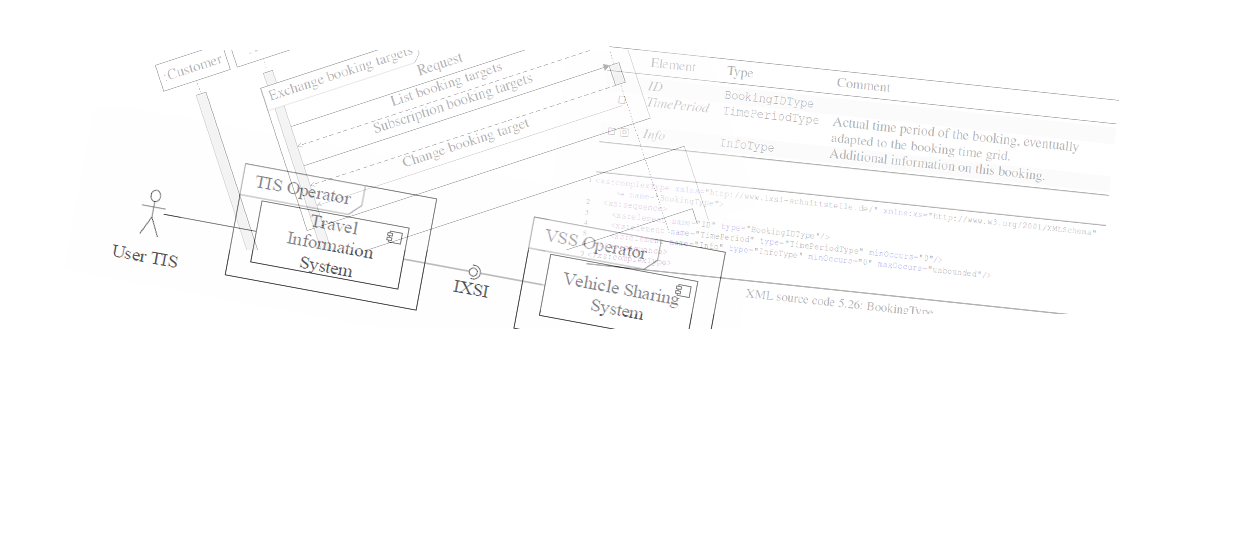
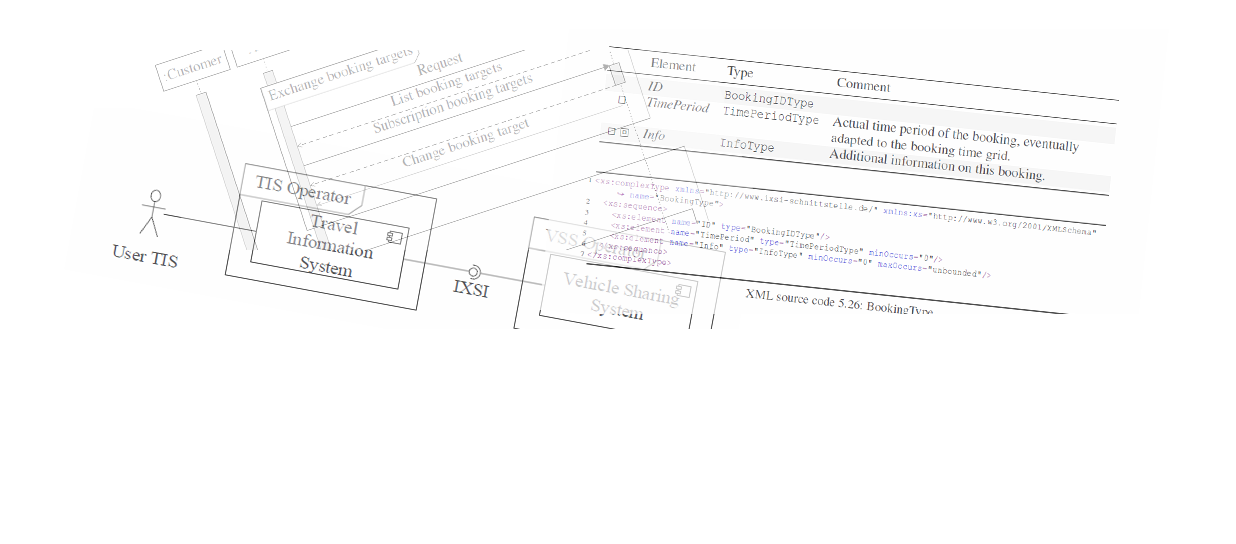
Layered file, before and after one edit (1236×544). Changes by layer:
"booking": opacity 30% → 70% over (x1=540, y1=46, x2=1119, y2=314)
